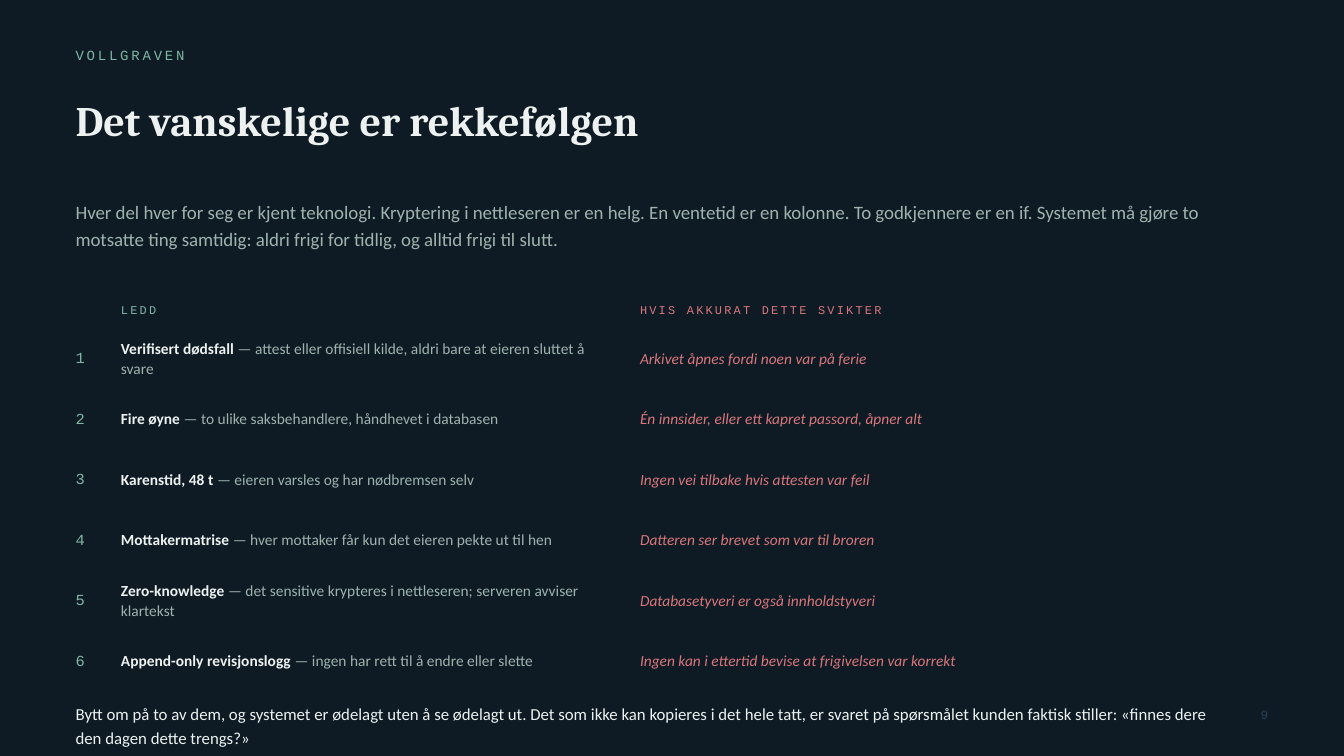
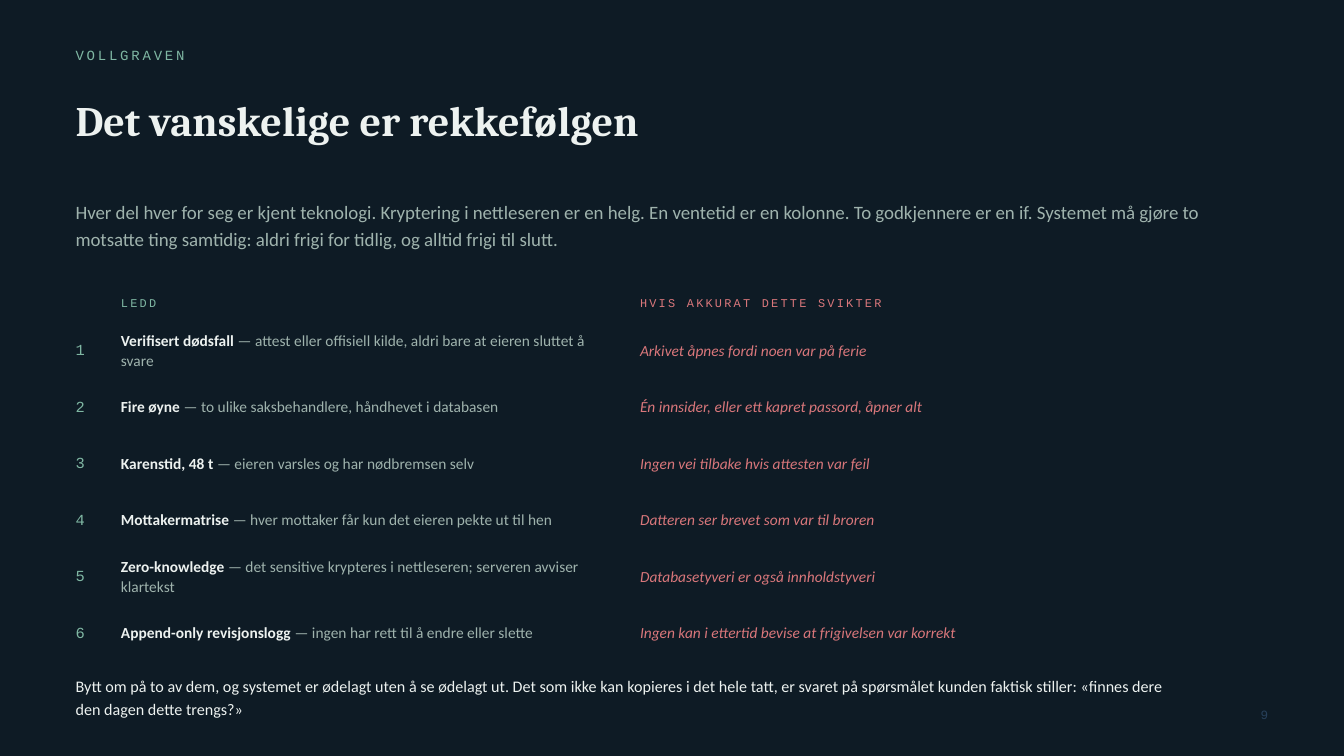
Before and after one commit to jonathanfoss-commits/Eik-sales-repo, a slide deck: slide 9 of livsarkivet/docs/investordekk.pptx. Drawn at 1344x756 pixels with LibreOffice and Linux fonts; fonts in the diff are those of the drawing. Boxes give left, top, right and bottom in pixels: in the first picture for what was removed or moved away, otherwise in the second. Text is boxed around its words. In the diff, an @@ line names an element or a change of style, - is before the commit and + after.

```diff
--- a/livsarkivet/docs/investordekk.pptx
+++ b/livsarkivet/docs/investordekk.pptx
@@ text "LEDD": place and size @@
-text "LEDD" at [121,306,156,314]
+text "LEDD" at [121,299,156,307]
@@ text "HVIS AKKURAT DETTE SVIKTER": place and size @@
-text "HVIS AKKURAT DETTE SVIKTER" at [640,306,881,314]
+text "HVIS AKKURAT DETTE SVIKTER" at [640,299,881,307]
@@ 6 texts: place and size @@
-6 texts at [76,343,922,427]
+6 texts at [76,335,922,415]
@@ 3 texts: place and size @@
-3 texts at [76,474,870,488]
+3 texts at [76,458,870,472]
@@ 3 texts: place and size @@
-3 texts at [76,534,875,548]
+3 texts at [76,514,875,528]
@@ 3 texts: place and size @@
-3 texts at [76,585,875,616]
+3 texts at [76,561,875,592]
@@ 3 texts: place and size @@
-3 texts at [76,655,955,669]
+3 texts at [76,627,955,641]
@@ text "Bytt om på to av ...": place and size @@
-text "Bytt om på to av ..." at [76,708,1206,747]
+text "Bytt om på to av ..." at [76,680,1162,718]
@@ text "Bytt om på to av ..." at [76,680,1162,718]: size 12 to 11.5 pt; line spacing 17pt to 16.3pt @@
```
Also in this commit, not shown: 9 other slides changed.
